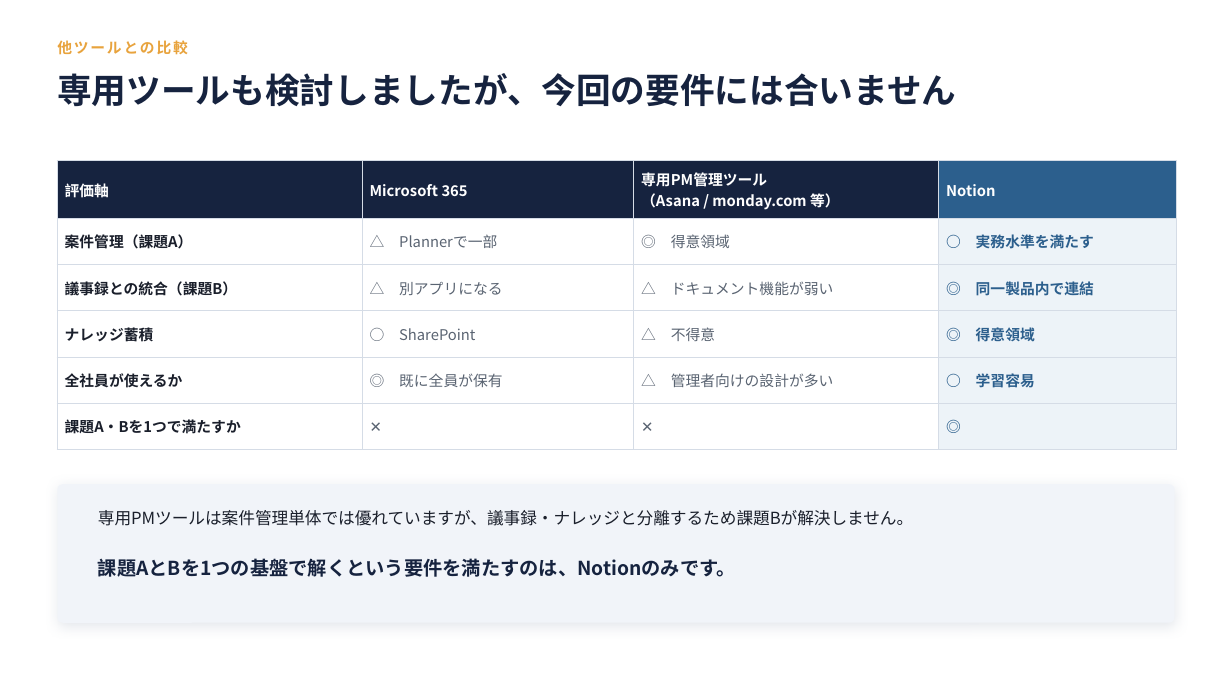
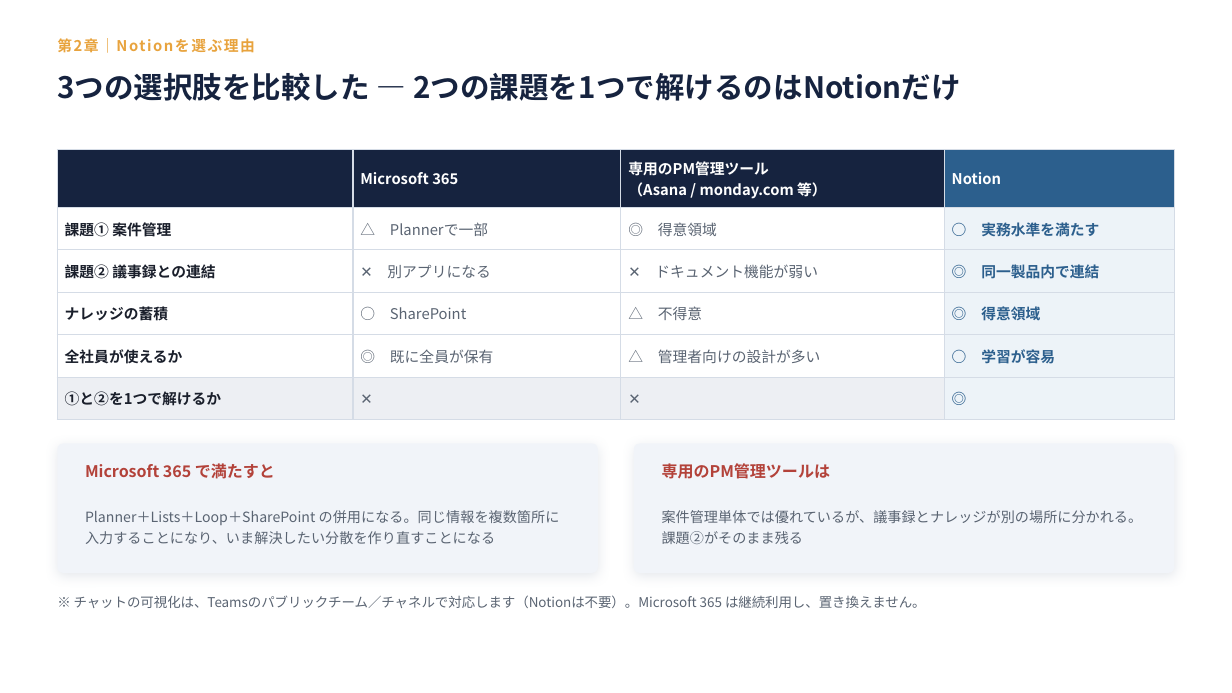
Before and after one commit to nii-d/claude-test, a slide deck: slide 8 of slides/notion-proposal.pptx (slide 16 before the commit). Drawn at 1232x693 pixels with LibreOffice and Linux fonts; fonts in the diff are those of the drawing. Boxes give left, top, right and bottom in pixels: in the first picture for what was removed or moved away, otherwise in the second. Text is boxed around its words. In the diff, an @@ line names an element or a change of style, - is before the commit and + after.

```diff
--- a/slides/notion-proposal.pptx
+++ b/slides/notion-proposal.pptx
@@ text removed at box(57, 40, 188, 55) @@
-他ツールとの比較
@@ text added at box(57, 36, 72, 55), 11.5 pt, text #E8A33D, bold @@
+第2章｜Notionを選ぶ理由
@@ text at box(57, 73, 960, 101): text changed; size 27 to 23 pt @@
-専用ツールも検討しましたが、今回の要件には合いません
+3つの選択肢を比較した ― 2つの課題を1つで解けるのはNotionだけ
@@ table at box(57, 150, 1175, 410) @@
-row 1, column 1: 評価軸
+row 1, column 1: 
-row 1, column 3: 専用PM管理ツール / （Asana / monday.com 等）
+row 1, column 3: 専用のPM管理ツール / （Asana / monday.com 等）
-row 2, column 1: 案件管理（課題A）
+row 2, column 1: 課題① 案件管理
-row 3: 議事録との統合（課題B） | △ 別アプリになる | △ ドキュメント機能が弱い | ◎ 同一製品内で連結
+row 3: 課題② 議事録との連結 | ✕ 別アプリになる | ✕ ドキュメント機能が弱い | ◎ 同一製品内で連結
-row 4, column 1: ナレッジ蓄積
+row 4, column 1: ナレッジの蓄積
-row 5, column 4: ○ 学習容易
+row 5, column 4: ○ 学習が容易
-row 6, column 1: 課題A・Bを1つで満たすか
+row 6, column 1: ①と②を1つで解けるか
@@ fill #FFFFFF to #EDEFF3 in 3 cells @@
@@ bold on in "✕", "✕" @@
@@ table: place and size @@
-table at box(57, 161, 1177, 438)
+table at box(57, 150, 1175, 410)
@@ rounded rectangle: place and size @@
-rounded rectangle at box(57, 484, 1175, 623)
+rounded rectangle at box(57, 444, 598, 573)
@@ rounded rectangle at box(57, 444, 598, 573): proportions changed @@
@@ rounded rectangle added at box(634, 444, 1175, 573), fill #F1F4F9 @@
@@ text added at box(85, 463, 275, 479), 12.5 pt, text #B3423A, bold @@
+Microsoft 365 で満たすと
@@ text added at box(662, 463, 831, 479), 12.5 pt, text #B3423A, bold @@
+専用のPM管理ツールは
@@ text added at box(85, 510, 560, 544), 11 pt, text #5A6472 @@
+Planner＋Lists＋Loop＋SharePoint の併用になる。同じ情報を複数箇所に入力することになり、いま解決したい分散を作り直すことになる
@@ text removed at box(98, 510, 913, 526) @@
-専用PMツールは案件管理単体では優れていますが、議事録・ナレッジと分離するため課題Bが解決しません。
@@ text added at box(662, 510, 1143, 544), 11 pt, text #5A6472 @@
+案件管理単体では優れているが、議事録とナレッジが別の場所に分かれる。課題②がそのまま残る
@@ text removed at box(98, 558, 736, 577) @@
-課題AとBを1つの基盤で解くという要件を満たすのは、Notionのみです。
@@ text added at box(74, 595, 926, 608), 10.5 pt, text #5A6472 @@
+※ チャットの可視化は、Teamsのパブリックチーム／チャネルで対応します（Notionは不要）。Microsoft 365 は継続利用し、置き換えません。
```
Also in this commit, not shown: 14 other slides changed, 6 slides added, 11 slides removed, 3 other files.
